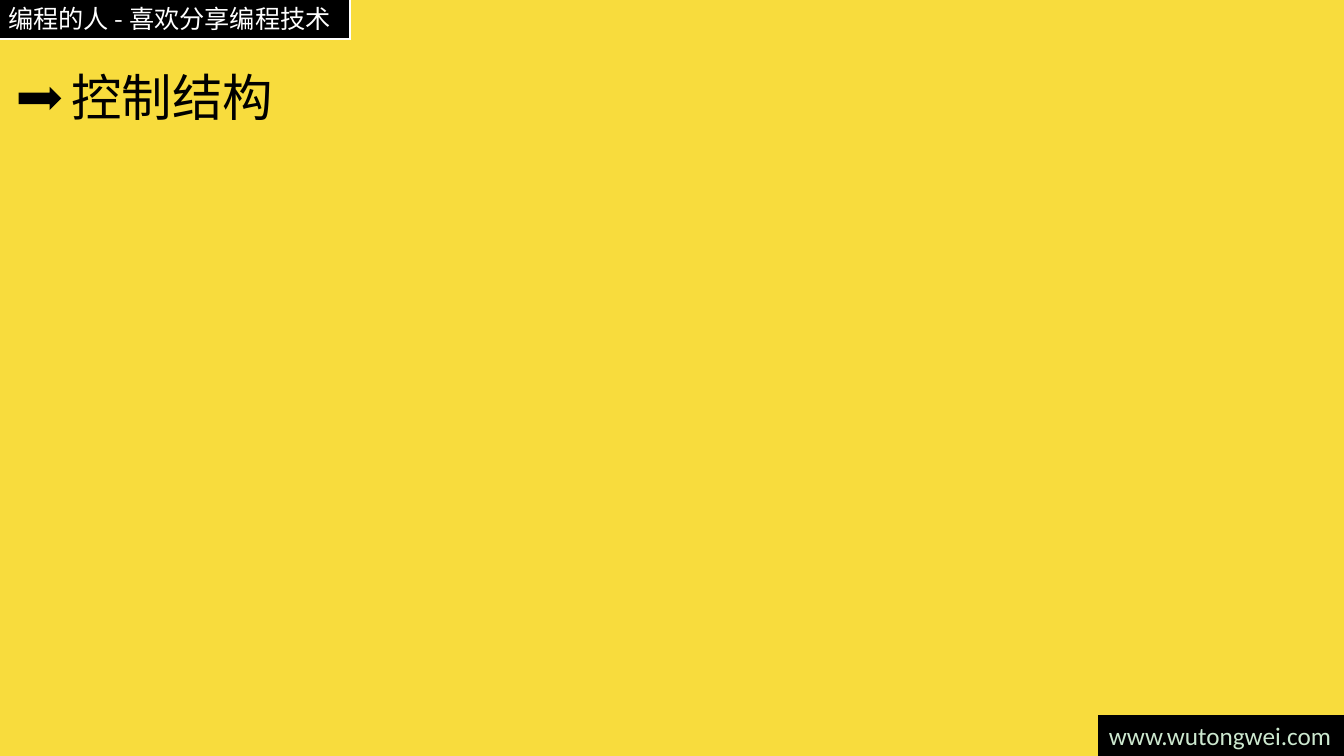
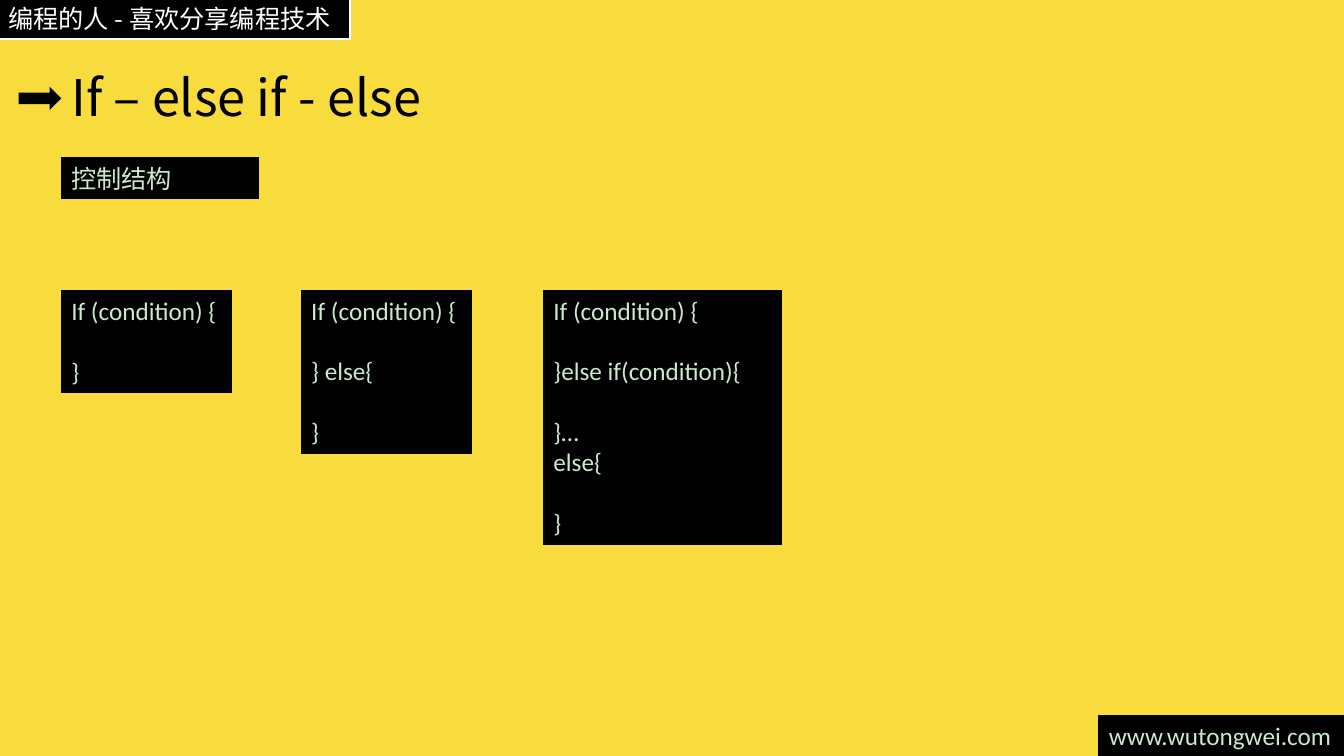
Before and after one commit to willculture/training, a slide deck: slide 12 of ppt/front-end/Javascript.pptx (slide 9 before the commit). Drawn at 1344x756 pixels with LibreOffice and Linux fonts; fonts in the diff are those of the drawing. Boxes give left, top, right and bottom in pixels: in the first picture for what was removed or moved away, otherwise in the second. Text is boxed around its words. In the diff, an @@ line names an element or a change of style, - is before the commit and + after.

```diff
--- a/ppt/front-end/Javascript.pptx
+++ b/ppt/front-end/Javascript.pptx
@@ title at <box>71,75,421,117</box>: text changed @@
-控制结构
+If – else if - else
@@ rectangle added at <box>62,158,259,199</box>, fill #000000, outline #000000 1 pt, 18 pt, text #CCE8CF @@
+控制结构
@@ rectangle added at <box>62,290,232,392</box>, fill #000000, outline #000000 1 pt, 18 pt, text #CCE8CF @@
+If (condition) {
+}
@@ rectangle added at <box>301,290,472,454</box>, fill #000000, outline #000000 1 pt, 18 pt, text #CCE8CF @@
+If (condition) {
+} else{
+}
@@ rectangle added at <box>543,290,781,544</box>, fill #000000, outline #000000 1 pt, 18 pt, text #CCE8CF @@
+If (condition) {
+}else if(condition){
+}…
+else{
+}
```
Also in this commit, not shown: 7 other slides changed, 28 slides added, 5 slides removed, 2 other files.
